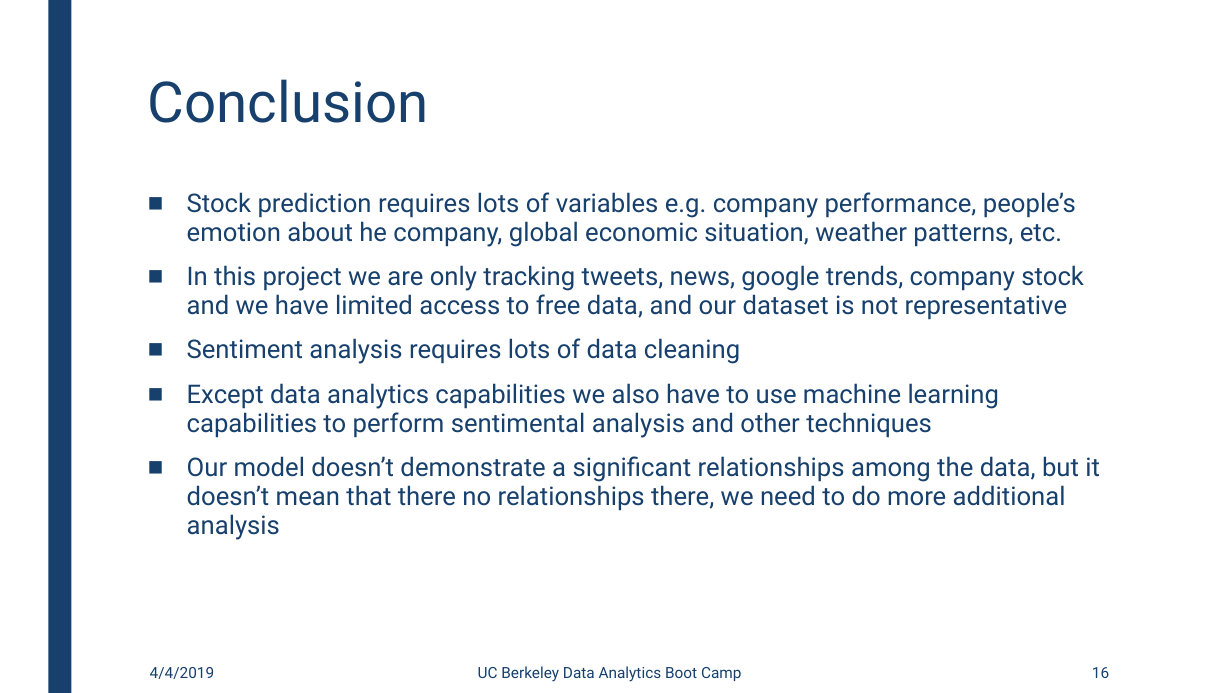
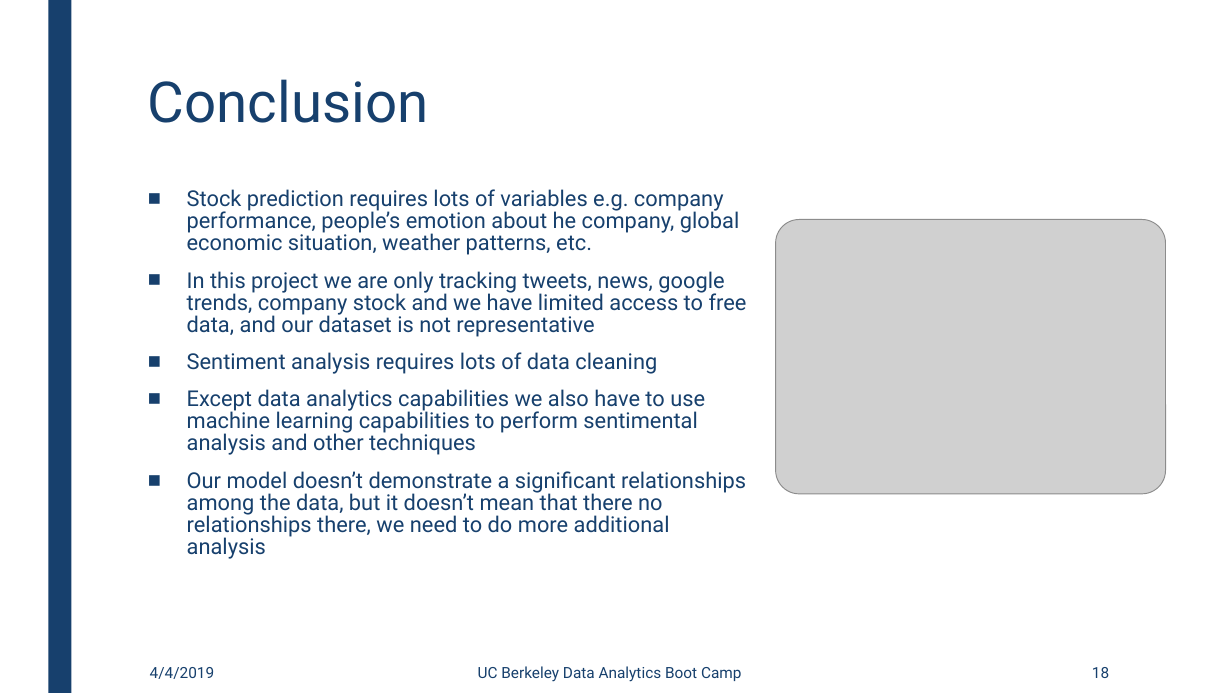
Before and after one commit to gaurav14111/Company-Stocks-vs-Internet-presence, a slide deck: slide 18 of Presentation/Presentation v5.pptx (slide 16 before the commit). Drawn at 1232x693 pixels with LibreOffice and Linux fonts; fonts in the diff are those of the drawing; grey boxes stand for pictures. Boxes give left, top, right and bottom in pixels: in the first picture for what was removed or moved away, otherwise in the second. Text is boxed around its words. In the diff, an @@ line names an element or a change of style, - is before the commit and + after.

```diff
--- a/Presentation/Presentation v5.pptx
+++ b/Presentation/Presentation v5.pptx
@@ text "Stock prediction requires lots of ..." at (187,189,747,559): size 20 to 17 pt; line spacing 0.94 to 0.84 @@
@@ picture added at (775,220,1165,494) @@
@@ page number at (1092,667,1109,678): text changed @@
-16
+18
```
Also in this commit, not shown: 2 other slides changed, 2 slides added.
